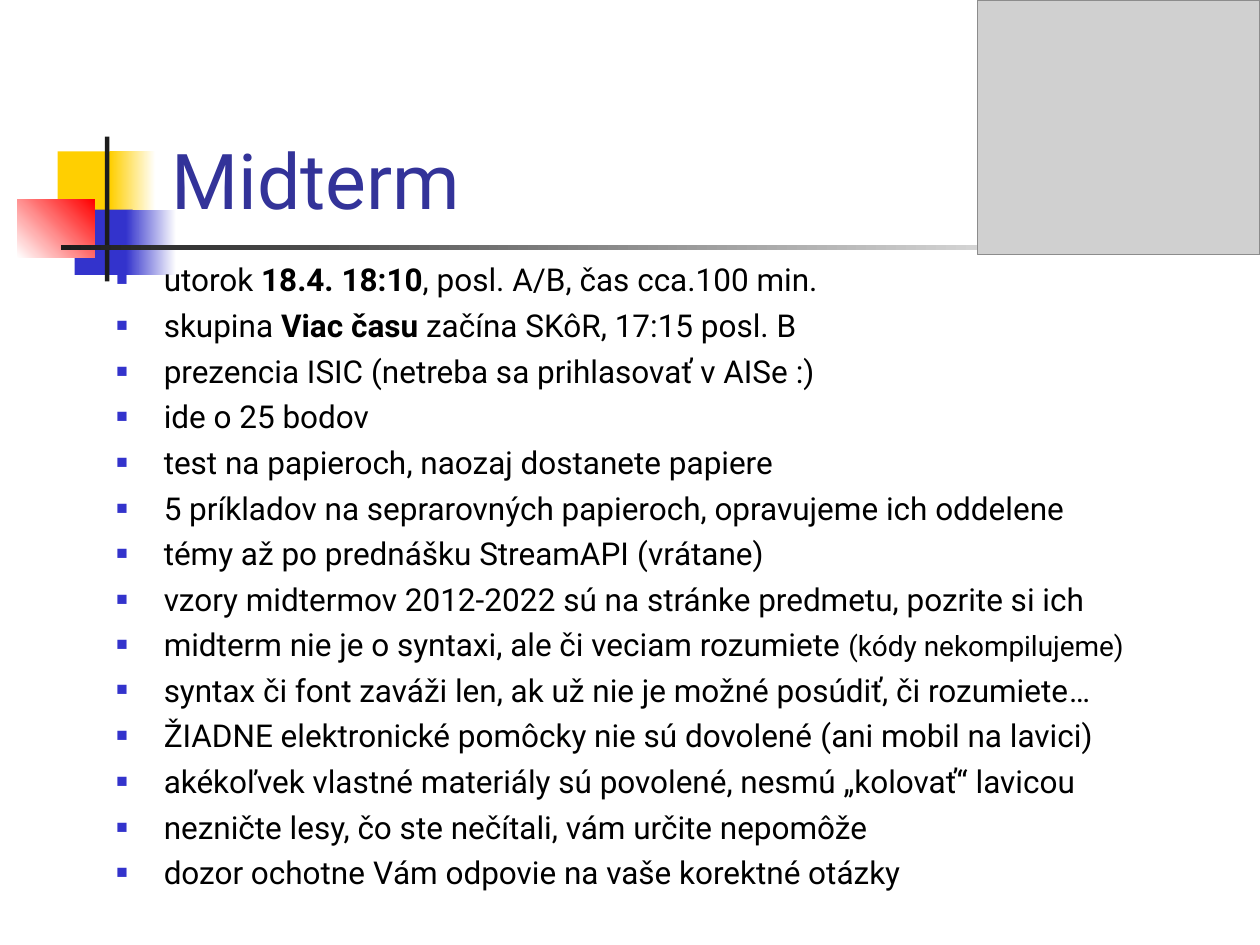
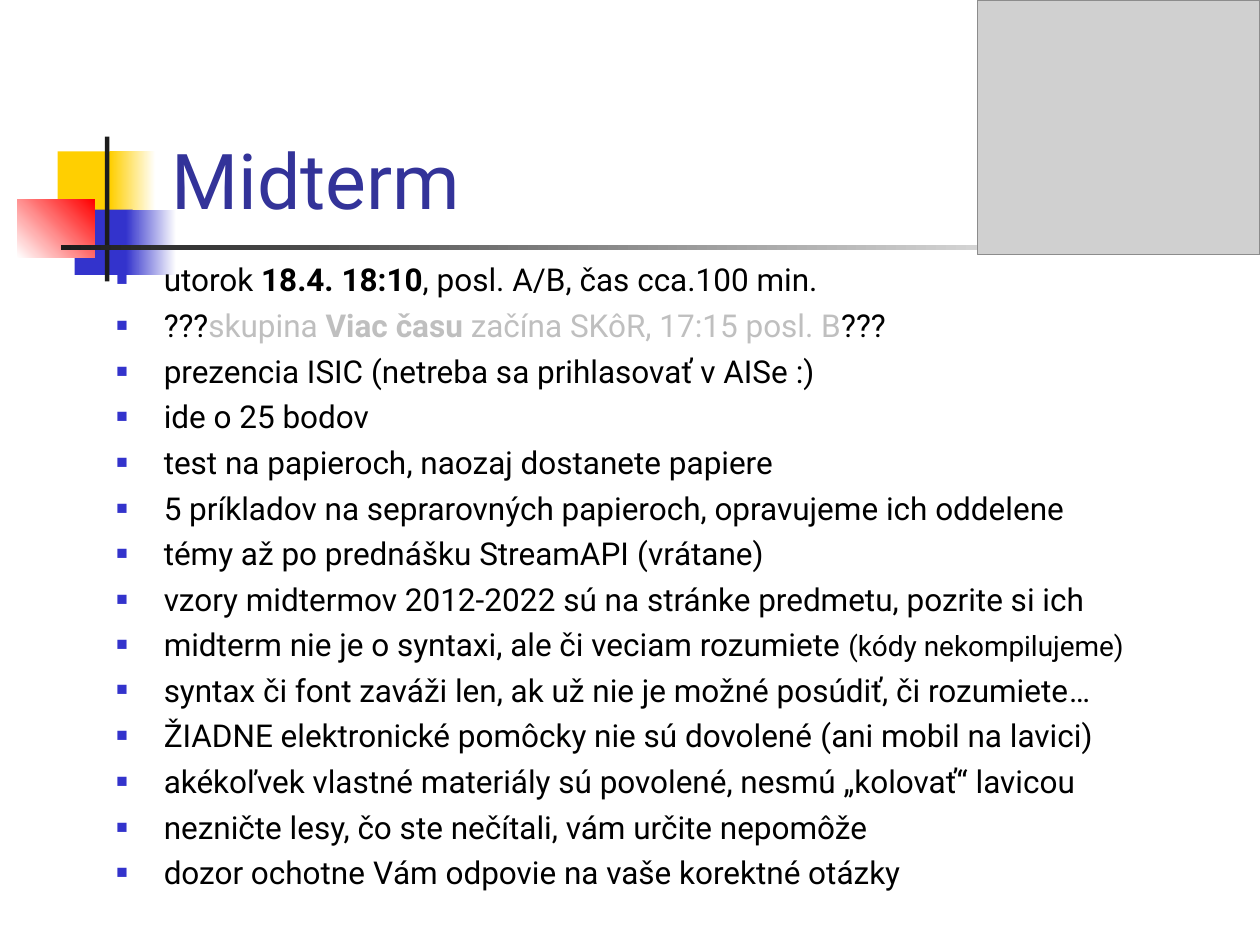
Before and after one commit to Programovanie4/Prednasky, a slide deck: slide 1 of 08/08_java_intro.ppt. Drawn at 1260x945 pixels with LibreOffice and Linux fonts; fonts in the diff are those of the drawing; grey boxes stand for pictures. Boxes give left, top, right and bottom in pixels: in the first picture for what was removed or moved away, otherwise in the second. Text is boxed around its words. In the diff, an @@ line names an element or a change of style, - is before the commit and + after.

```diff
--- a/08/08_java_intro.ppt
+++ b/08/08_java_intro.ppt
@@ text at (x1=164, y1=313, x2=886, y2=343): text changed; text colour #000000 to #BFBFBF @@
-■ skupina Viac času začína SKôR, 17:15 posl. B
+■ ???skupina Viac času začína SKôR, 17:15 posl. B???
```
Also in this commit, not shown: 2 other files.
